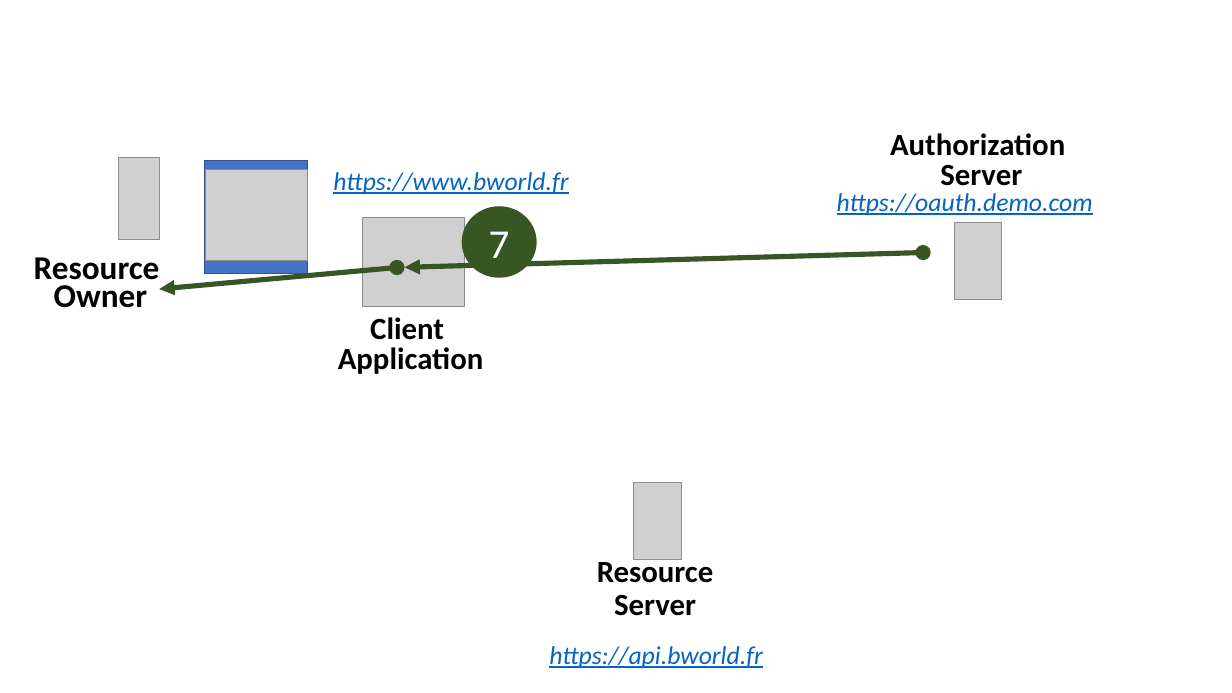
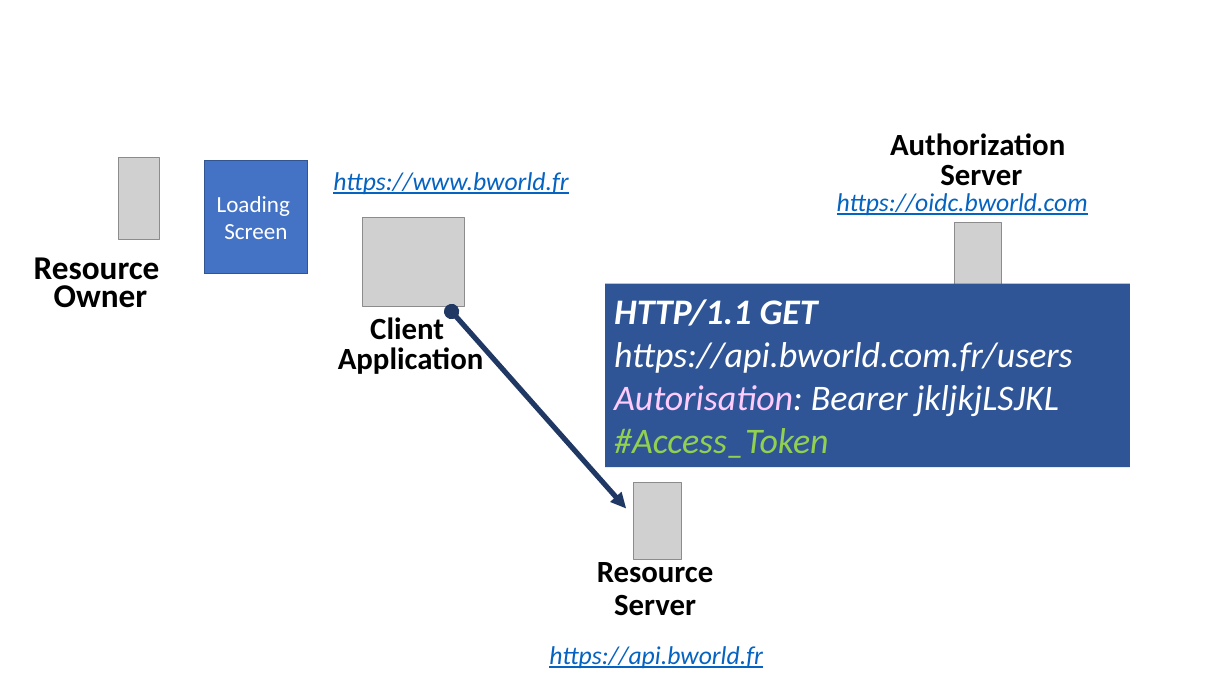
Before and after one commit to guillaume-chervet/course.rest, a slide deck: slide 47 of documentations/OIDC english.pptx (slide 41 before the commit). Drawn at 1232x693 pixels with LibreOffice and Linux fonts; fonts in the diff are those of the drawing; grey boxes stand for pictures. Boxes give left, top, right and bottom in pixels: in the first picture for what was removed or moved away, otherwise in the second. Text is boxed around its words. In the diff, an @@ line names an element or a change of style, - is before the commit and + after.

```diff
--- a/documentations/OIDC english.pptx
+++ b/documentations/OIDC english.pptx
@@ picture removed at [205,170,308,262] @@
@@ text in rectangle at [217,196,290,239]: text added @@
+Loading
+Screen
@@ ellipse removed at [462,206,537,277] @@
-7
@@ text at [837,193,1088,215]: text changed @@
-https://oauth.demo.com
+https://oidc.bworld.com
@@ double arrow removed from (159, 289) to (397, 268) @@
@@ double arrow removed from (405, 267) to (923, 252) @@
@@ rectangle added at [605,284,1130,468], fill #2F5597, 28 pt, text #FFFFFF, italic @@
+HTTP/1.1 GET https://api.bworld.com.fr/users
+Autorisation: Bearer jkljkjLSJKL #Access_Token
@@ double arrow added from (627, 508) to (452, 311), #203864 4 pt @@
```
Also in this commit, not shown: 7 other slides changed, 3 slides added, 1 slide removed, 1 other file.
